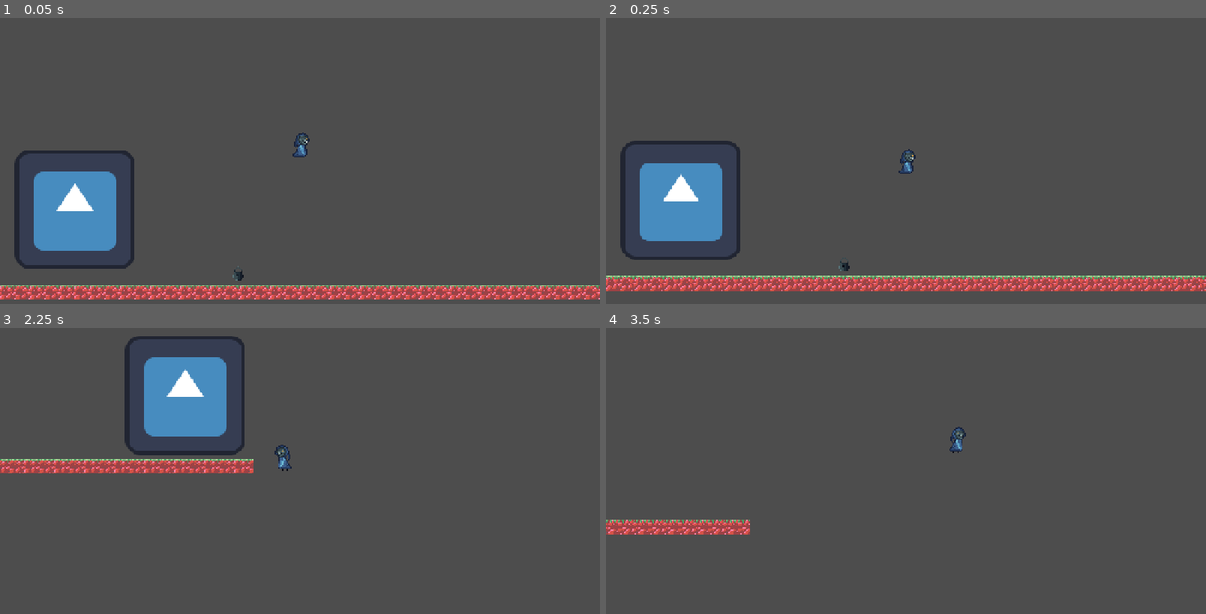
Above: before the commit, frames 1-4 (two rows, left to right).
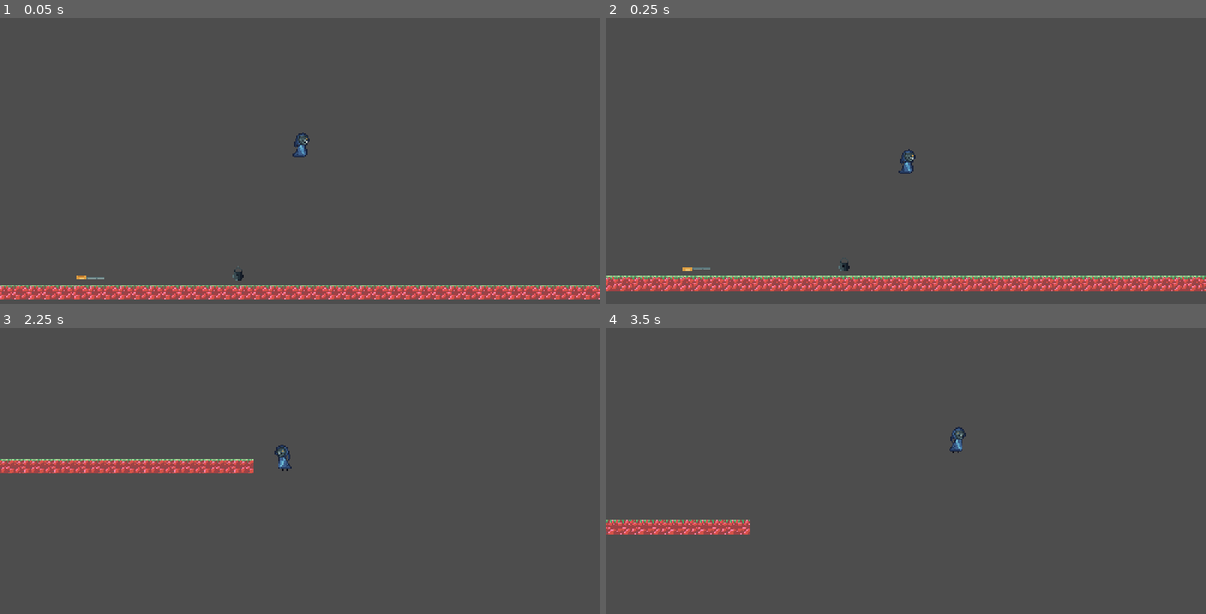
Above: after the commit, the same moments.

Repository: Viikuu/MaskGame
Game: Godot game, scene res://test_scenes/gelo_test.tscn
The game is run twice, just before and just after one commit, with the same random seed, the same clock (stepped at 60 frames per second) and the same inputs. This scene is started directly instead of the project's main scene. The engine's default icon, where the game draws it, is replaced by a stand-in: a white triangle on a blue panel in a dark square.
Inputs:
- Up to frame 1 (0.05 s): no input
- Up to frame 2 (0.25 s): no input
- Up to frame 3 (2.25 s): tap Enter (interact) at 0.5, 0.6, 1.35 s; hold Right (move_right) 0.53-2.03 s; tap Space (jump) at 0.77, 1.52 s; hold Left (move_left) from 2.03 s (still down); tap M (mask_future) at 2.1 s
- Up to frame 4 (3.5 s): tap Enter (interact) at 2.3, 3.05 s; release Left (move_left) at 2.78 s; hold Right (move_right) from 2.78 s (still down); tap N (mask_now) at 2.85 s; tap Space (jump) at 3.02 s

The runs differ from the first frame. In frame 1, 4.8% of the frame differs, in the area x 2-23%, y 46-92%; in frame 2, 4.8%; in frame 3, 4.8%; in frame 4, nothing differs.

Commit message:
lever ahh

Diff:
--- /dev/null
+++ b/scenes/lever_base.tscn
@@ -0,0 +1,70 @@
+[gd_scene load_steps=9 format=3 uid="uid://6haeqhvric21"]
+
+[ext_resource type="Script" uid="uid://cf5rtchkuv3d7" path="res://scripts/lever_base.gd" id="1_uiibf"]
+[ext_resource type="PackedScene" uid="uid://b3qvopux5mj5d" path="res://scenes/interactable.tscn" id="2_uiibf"]
+[ext_resource type="Texture2D" uid="uid://cfrd50au3c2cd" path="res://art_me/LeverHandle.png" id="2_v47id"]
+[ext_resource type="Texture2D" uid="uid://0qaw8k3j861r" path="res://art_me/LeverBase.png" id="3_uiibf"]
+
+[sub_resource type="RectangleShape2D" id="RectangleShape2D_wy8tx"]
+
+[sub_resource type="Animation" id="Animation_uiibf"]
+resource_name = "open"
+tracks/0/type = "value"
+tracks/0/imported = false
+tracks/0/enabled = true
+tracks/0/path = NodePath("LeverHandle:rotation")
+tracks/0/interp = 1
+tracks/0/loop_wrap = true
+tracks/0/keys = {
+"times": PackedFloat32Array(0, 1),
+"transitions": PackedFloat32Array(1, 1),
+"update": 0,
+"values": [-1.0471976, 1.0471976]
+}
+
+[sub_resource type="Animation" id="Animation_8l1fm"]
+length = 0.001
+tracks/0/type = "value"
+tracks/0/imported = false
+tracks/0/enabled = true
+tracks/0/path = NodePath("LeverHandle:rotation")
+tracks/0/interp = 1
+tracks/0/loop_wrap = true
+tracks/0/keys = {
+"times": PackedFloat32Array(0),
+"transitions": PackedFloat32Array(1),
+"update": 0,
+"values": [-1.0471976]
+}
+
+[sub_resource type="AnimationLibrary" id="AnimationLibrary_reeyv"]
+_data = {
+&"RESET": SubResource("Animation_8l1fm"),
+&"open": SubResource("Animation_uiibf")
+}
+
+[node name="LeverBase" type="Node2D"]
+script = ExtResource("1_uiibf")
+
+[node name="Interactable" parent="." instance=ExtResource("2_uiibf")]
+collision_layer = 12
+
+[node name="InteractionAndMaskZone" type="CollisionShape2D" parent="Interactable"]
+shape = SubResource("RectangleShape2D_wy8tx")
+
+[node name="LeverHandle" type="Sprite2D" parent="."]
+visible = false
+position = Vector2(0, 9)
+rotation = -1.0471976
+texture = ExtResource("2_v47id")
+offset = Vector2(0, -15)
+
+[node name="LeverHandleAnimation" type="AnimationPlayer" parent="LeverHandle"]
+root_node = NodePath("../..")
+libraries = {
+&"": SubResource("AnimationLibrary_reeyv")
+}
+
+[node name="LeverBase" type="Sprite2D" parent="."]
+position = Vector2(0, -6)
+texture = ExtResource("3_uiibf")
--- /dev/null
+++ b/scenes/lever_handle.tscn
@@ -0,0 +1,23 @@
+[gd_scene load_steps=5 format=3 uid="uid://c5hja1h2kfs8q"]
+
+[ext_resource type="Script" uid="uid://bqeob4a7dsb5m" path="res://scripts/lever_handle.gd" id="1_i6eep"]
+[ext_resource type="PackedScene" uid="uid://b3qvopux5mj5d" path="res://scenes/interactable.tscn" id="2_ew31p"]
+[ext_resource type="Texture2D" uid="uid://cfrd50au3c2cd" path="res://art_me/LeverHandle.png" id="3_i6eep"]
+
+[sub_resource type="RectangleShape2D" id="RectangleShape2D_wy8tx"]
+size = Vector2(29, 6)
+
+[node name="LeverHandle" type="Node2D"]
+script = ExtResource("1_i6eep")
+
+[node name="Interactable" parent="." instance=ExtResource("2_ew31p")]
+collision_layer = 12
+only_once = true
+
+[node name="InteractionAndMaskZone" type="CollisionShape2D" parent="Interactable"]
+position = Vector2(1.5, 0)
+shape = SubResource("RectangleShape2D_wy8tx")
+
+[node name="Sprite2D" type="Sprite2D" parent="."]
+rotation = -1.5707964
+texture = ExtResource("3_i6eep")
--- a/scripts/inventory/item.gd
+++ b/scripts/inventory/item.gd
@@ -6,6 +6,10 @@
 func use():
 	pass
 
+class LeverHandle extends Item:
+	func use():
+		print("lever handle has been used")
+
 class Key extends Item:
 	func use():
 		print("key has been used")
--- /dev/null
+++ b/scripts/lever_base.gd
@@ -0,0 +1,31 @@
+extends Node
+
+@onready var interactable: Interactable = $Interactable
+
+enum LeverState { BROKEN, CLOSED, OPEN }
+
+var current_state = LeverState.BROKEN
+
+func _ready() -> void:
+	interactable.interacted.connect(_on_lever_interacted)
+
+func can_interact():
+	if current_state == LeverState.BROKEN:
+		return InventoryManager.current_item is Item.LeverHandle
+	return current_state == LeverState.CLOSED
+
+func _on_lever_interacted():
+	if current_state == LeverState.BROKEN:
+		InventoryManager.use_item()
+		_switch_to_closed()
+	else:
+		_switch_to_open()
+
+#
+func _switch_to_closed():
+	current_state = LeverState.CLOSED
+	$LeverHandle.show()
+
+func _switch_to_open():
+	current_state = LeverState.OPEN
+	$LeverHandle/LeverHandleAnimation.play("open")
--- /dev/null
+++ b/scripts/lever_handle.gd
@@ -0,0 +1,13 @@
+extends Node
+
+@onready var interactable: Interactable = $Interactable
+#
+func _ready() -> void:
+	interactable.interacted.connect(_on_lever_handle_interacted)
+
+func can_interact():
+	return InventoryManager.current_item == null
+
+func _on_lever_handle_interacted():
+	print("lever handle has been picked up")
+	InventoryManager.add_item(Item.LeverHandle.new())
--- a/test_scenes/gelo_test.tscn
+++ b/test_scenes/gelo_test.tscn
@@ -3,9 +3,10 @@
 [ext_resource type="PackedScene" uid="uid://c2v13tvie2ist" path="res://scenes/killzone.tscn" id="1_lb3qe"]
 [ext_resource type="PackedScene" uid="uid://bt3loh5cols1i" path="res://scenes/player.tscn" id="2_eucnt"]
 [ext_resource type="Texture2D" uid="uid://cncxt2uayoltn" path="res://tileset/placeholder.png" id="3_igvhm"]
-[ext_resource type="Texture2D" uid="uid://58snakp02h6f" path="res://icon.svg" id="4_tjhe0"]
 [ext_resource type="PackedScene" uid="uid://ckmbprht7fa8w" path="res://scenes/key.tscn" id="5_w7hpy"]
 [ext_resource type="PackedScene" uid="uid://d16lob5v8afp2" path="res://scenes/lock.tscn" id="6_qxm24"]
+[ext_resource type="PackedScene" uid="uid://6haeqhvric21" path="res://scenes/lever_base.tscn" id="7_kb7ad"]
+[ext_resource type="PackedScene" uid="uid://c5hja1h2kfs8q" path="res://scenes/lever_handle.tscn" id="7_kpe0j"]
 
 [sub_resource type="RectangleShape2D" id="RectangleShape2D_1bvp3"]
 size = Vector2(98, 90)
@@ -58,12 +59,10 @@
 physics_layer_0/collision_mask = 3
 sources/0 = SubResource("TileSetAtlasSource_0xm2m")
 
-[sub_resource type="RectangleShape2D" id="RectangleShape2D_jyhfs"]
-size = Vector2(138, 128.59352)
-
 [node name="Main" type="Node"]
 
 [node name="Killzone" parent="." instance=ExtResource("1_lb3qe")]
+visible = false
 collision_mask = 2
 
 [node name="CollisionShape2D" type="CollisionShape2D" parent="Killzone"]
@@ -89,50 +88,14 @@
 tile_map_data = PackedByteArray("AAAfAB0AAAACAAEAAAAeAB0AAAACAAEAAAAdAB0AAAACAAEAAAAcAB0AAAACAAEAAAAbAB0AAAACAAEAAAAaAB …(768 unchanged characters)…
 tile_set = SubResource("TileSet_h2yge")
 
-[node name="VisibleInFuture" type="StaticBody2D" parent="." groups=["show_in_future"]]
-position = Vector2(775, 394)
-collision_layer = 4
-collision_mask = 0
-
-[node name="Sprite2D" type="Sprite2D" parent="VisibleInFuture"]
-scale = Vector2(1, 0.9953845)
-texture = ExtResource("4_tjhe0")
-
-[node name="CollisionShape2D" type="CollisionShape2D" parent="VisibleInFuture"]
-position = Vector2(1, -1)
-scale = Vector2(1, 0.9953845)
-shape = SubResource("RectangleShape2D_jyhfs")
-
-[node name="VisibleInPast" type="StaticBody2D" parent="." groups=["show_in_past"]]
-position = Vector2(74, 380)
-collision_layer = 4
-collision_mask = 0
-
-[node name="Sprite2D" type="Sprite2D" parent="VisibleInPast"]
-scale = Vector2(1, 0.9953845)
-texture = ExtResource("4_tjhe0")
-
-[node name="CollisionShape2D" type="CollisionShape2D" parent="VisibleInPast"]
-position = Vector2(1, -1)
-scale = Vector2(1, 0.9953845)
-shape = SubResource("RectangleShape2D_jyhfs")
-
-[node name="VisibleInNow" type="StaticBody2D" parent="." groups=["show_in_now_only"]]
-position = Vector2(251, 381)
-collision_layer = 4
-collision_mask = 0
-
-[node name="Sprite2D" type="Sprite2D" parent="VisibleInNow"]
-scale = Vector2(1, 0.9953845)
-texture = ExtResource("4_tjhe0")
-
-[node name="CollisionShape2D" type="CollisionShape2D" parent="VisibleInNow"]
-position = Vector2(1, -1)
-scale = Vector2(1, 0.9953845)
-shape = SubResource("RectangleShape2D_jyhfs")
-
 [node name="KeyInFuture" parent="." groups=["show_in_future"] instance=ExtResource("5_w7hpy")]
 position = Vector2(693, 449)
 
 [node name="Lock" parent="." instance=ExtResource("6_qxm24")]
 position = Vector2(425, 449)
+
+[node name="LeverHandle" parent="." instance=ExtResource("7_kpe0j")]
+position = Vector2(266, 454)
+
+[node name="LeverBase" parent="." instance=ExtResource("7_kb7ad")]
+position = Vector2(107, 447)
Not shown, added: scripts/lever_base.gd.uid
Not shown, added: scripts/lever_handle.gd.uid
